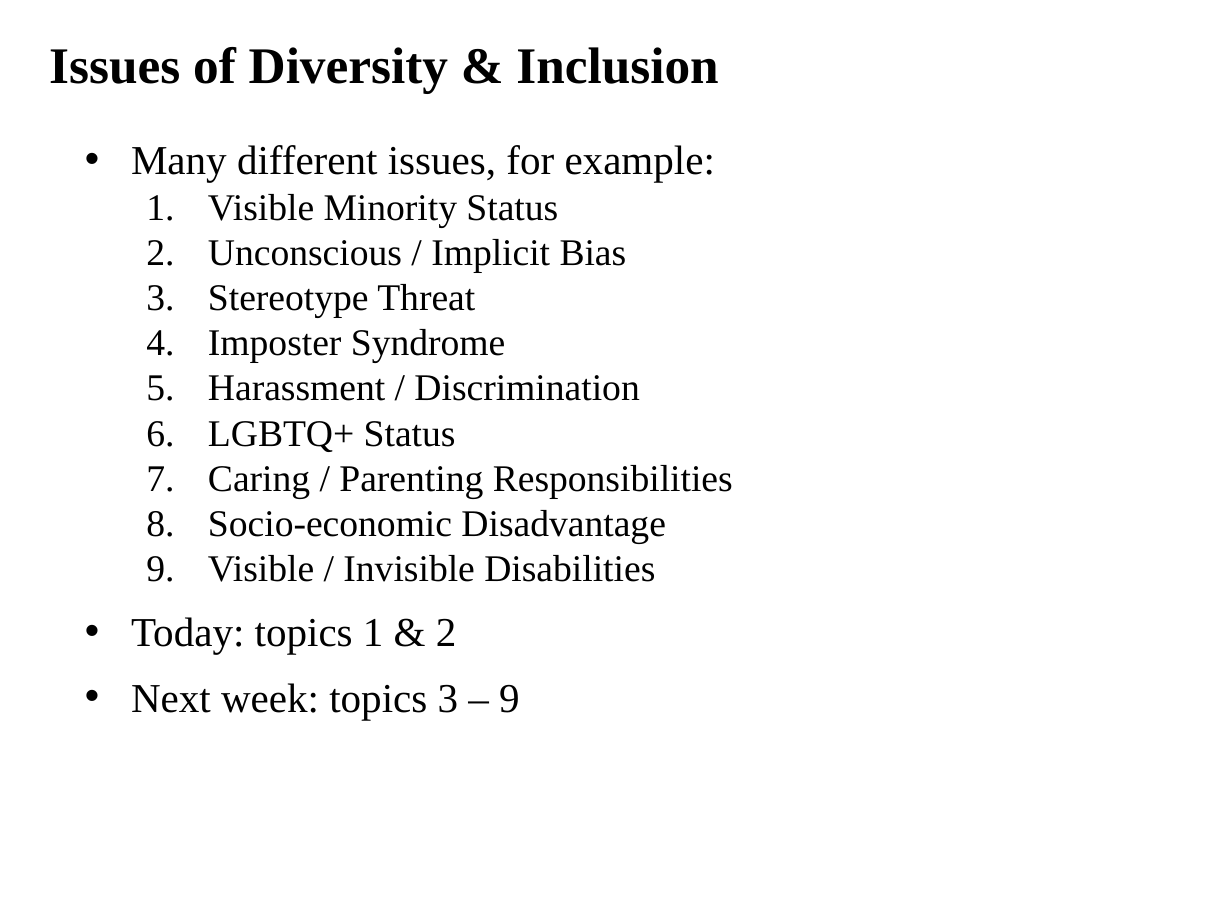
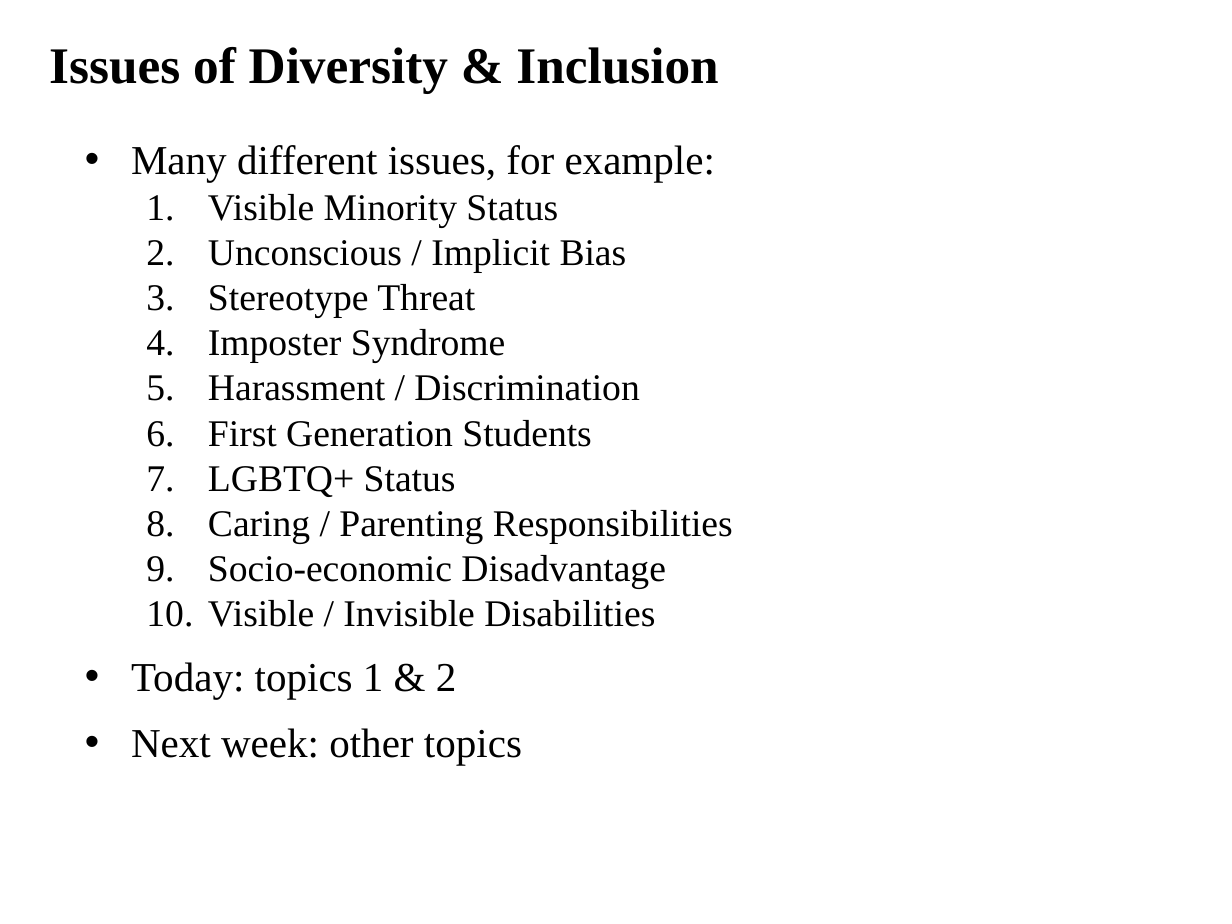
Before and after one commit to ajvanderhorst/PhysicsCapstoneGW, a slide deck: slide 16 of Slides/Class13.pptx (slide 13 before the commit). Drawn at 1232x924 pixels with LibreOffice and Linux fonts; fonts in the diff are those of the drawing. Boxes give left, top, right and bottom in pixels: in the first picture for what was removed or moved away, otherwise in the second. Text is boxed around its words. In the diff, an @@ line names an element or a change of style, - is before the commit and + after.

```diff
--- a/Slides/Class13.pptx
+++ b/Slides/Class13.pptx
@@ text at <box>208,420,591,447</box>: paragraph added @@
+  6. First Generation Students
@@ text at <box>131,728,522,765</box>: text changed @@
-• Next week: topics 3 – 9
+• Next week: other topics
```
Also in this commit, not shown: 10 other slides changed, 4 slides added, 15 other files.
